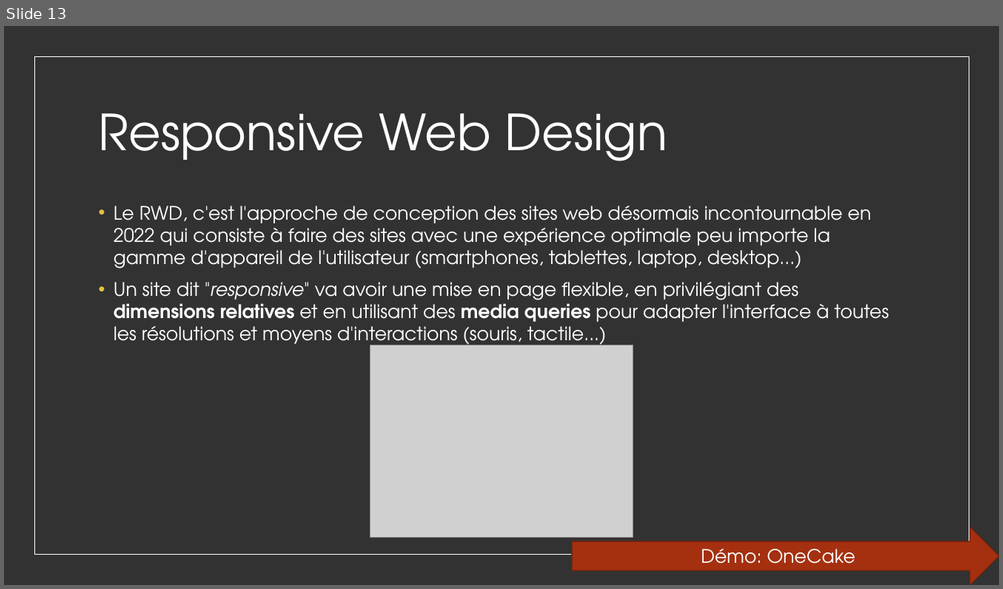
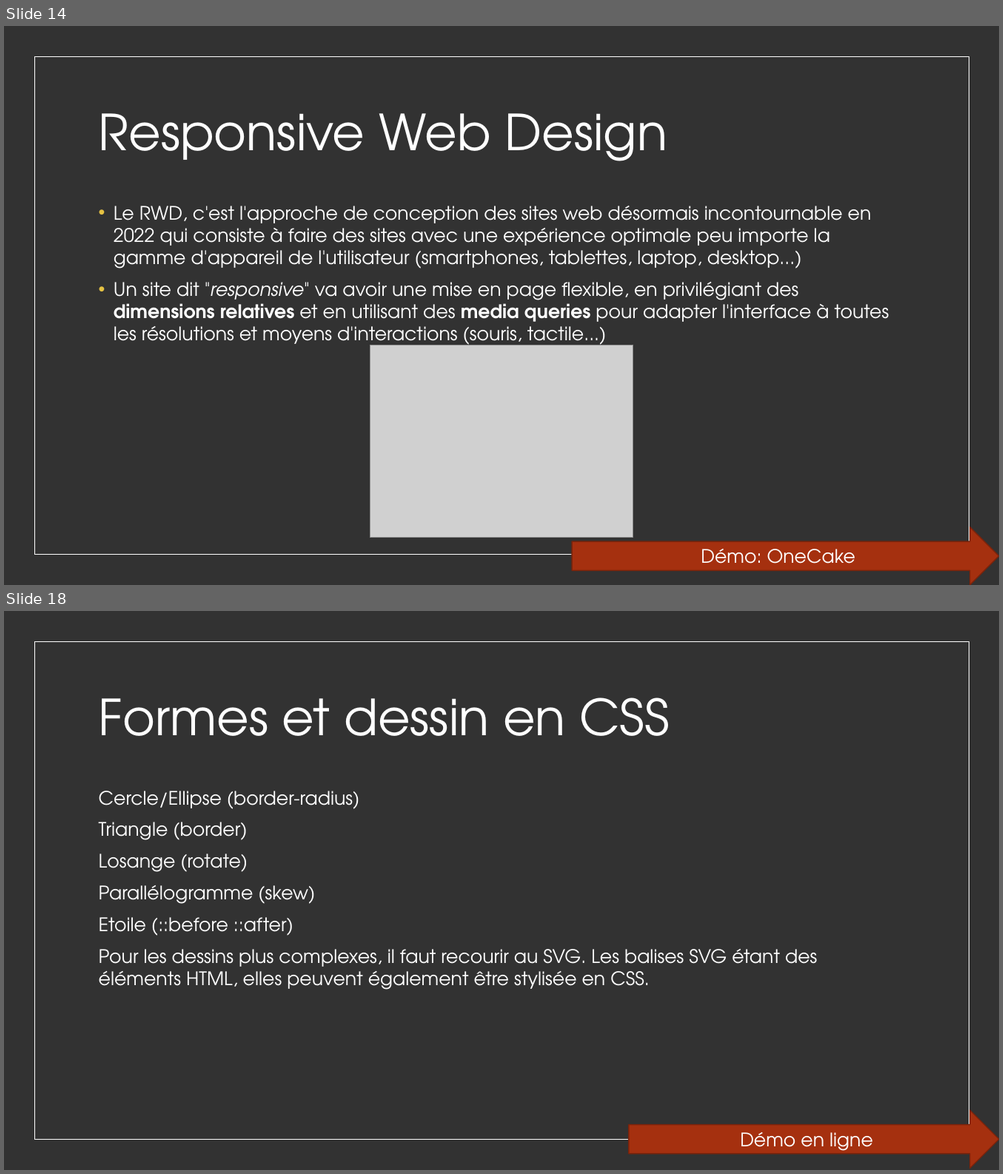
Before and after one commit to worldline/html-css-training, a slide deck: presenter_fr.pptx. Shown one above the other, each under a label of ours: slide 13 before the commit, slides 14 and 18 after it; the slides between them are not shown. The pictures are 1003x589 and 1003x1174 pixels, drawn with LibreOffice and Linux fonts; fonts in the diff are those of the drawing; grey boxes stand for pictures. Boxes give left, top, right and bottom in pixels: in the first picture for what was removed or moved away, otherwise in the second. Text is boxed around its words. In the diff, an @@ line names an element or a change of style, - is before the commit and + after.

```diff
--- a/presenter_fr.pptx
+++ b/presenter_fr.pptx
@@ slide 18 added at box(4, 611, 999, 1170), background #323232; not listed: 1 template element that a slide beside it also shows @@
@@ title added at box(99, 698, 669, 736), 48 pt, text #FFFFFF @@
+Formes et dessin en CSS
@@ text added at box(99, 791, 817, 990), 18 pt, text #FFFFFF @@
+Cercle/Ellipse (border-radius)
+Triangle (border)
+Losange (rotate)
+Parallélogramme (skew)
+Etoile (::before ::after)
+Pour les dessins plus complexes, il faut recourir au SVG. Les balises SVG étant des éléments HTML, elles peuvent également être stylisée en CSS.
@@ right arrow added at box(629, 1111, 999, 1169), fill #A5300F, outline #7A240B 1 pt, 18 pt, text #FFFFFF @@
+Démo en ligne
@@ what was slide 13 is now slide 14 @@
```
Also in this commit, not shown: 3 slides changed, 4 other slides added, 1 other file.
